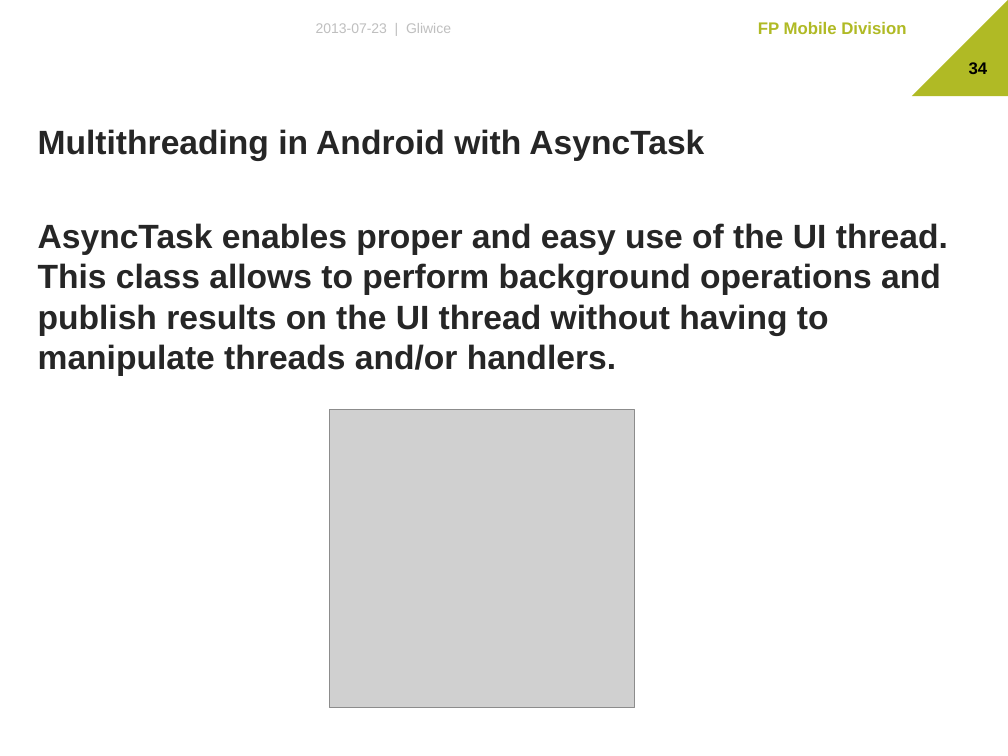
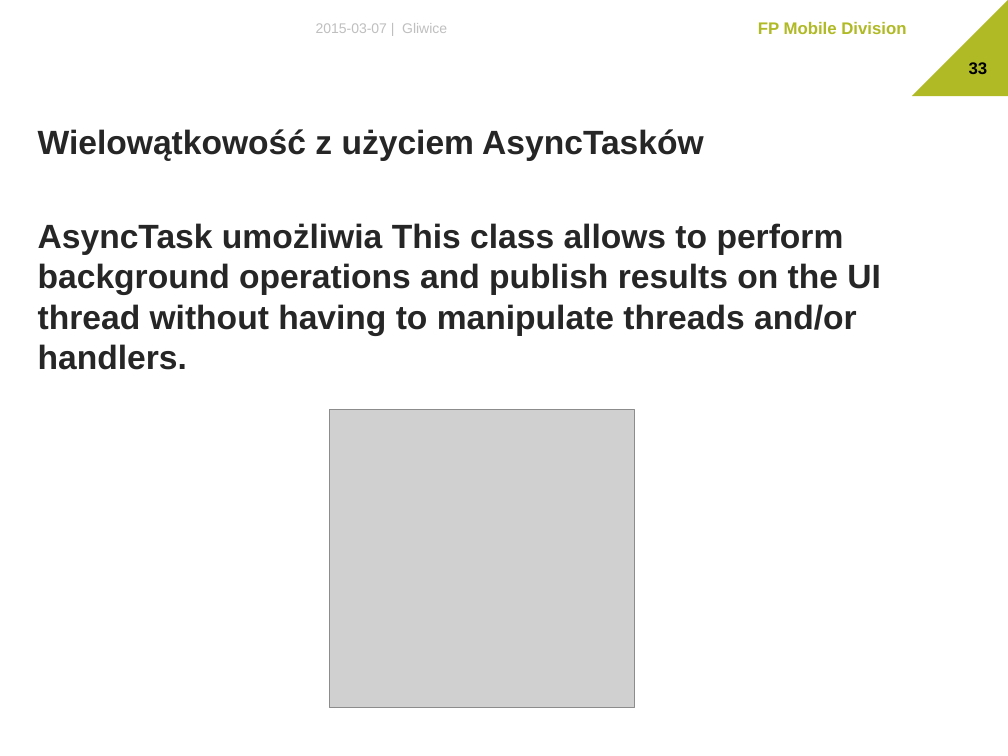
Before and after one commit to The-Lizard-Project/android-basics, a slide deck: slide 33 of Dokumenty/Presentation.pptx (slide 34 before the commit). Drawn at 1008x756 pixels with LibreOffice and Linux fonts; fonts in the diff are those of the drawing; grey boxes stand for pictures; background and template pictures are left out. Boxes give left, top, right and bottom in pixels: in the first picture for what was removed or moved away, otherwise in the second. Text is boxed around its words. In the diff, an @@ line names an element or a change of style, - is before the commit and + after.

```diff
--- a/Dokumenty/Presentation.pptx
+++ b/Dokumenty/Presentation.pptx
@@ text at [316,23,447,33]: text changed @@
-2013-07-23 | Gliwice
+2015-03-07 | Gliwice
@@ page number at [969,62,988,74]: text changed @@
-34
+33
@@ text at [38,129,881,370]: text changed @@
-Multithreading in Android with AsyncTask
-AsyncTask enables proper and easy use of the UI thread. This class allows to perform background operations and publish results on the UI thread without having to manipulate threads and/or handlers.
+Wielowątkowość z użyciem AsyncTasków
+AsyncTask umożliwia This class allows to perform background operations and publish results on the UI thread without having to manipulate threads and/or handlers.
```
Also in this commit, not shown: 28 other slides changed, 10 slides added, 11 slides removed.
